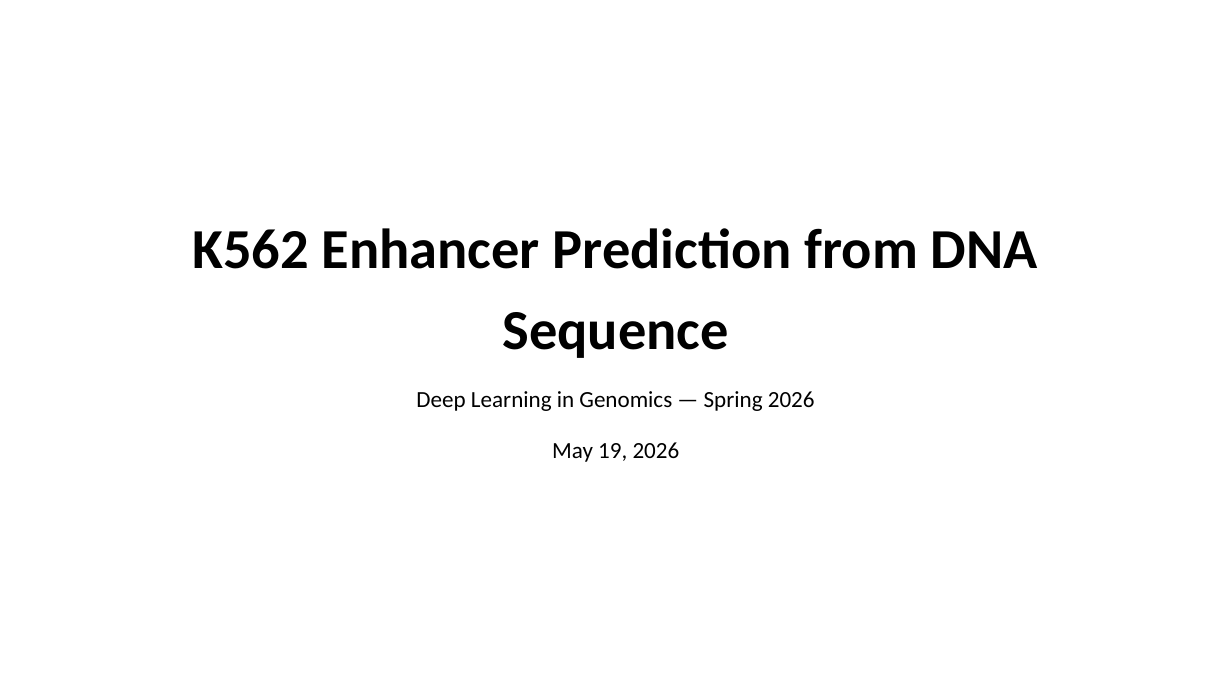
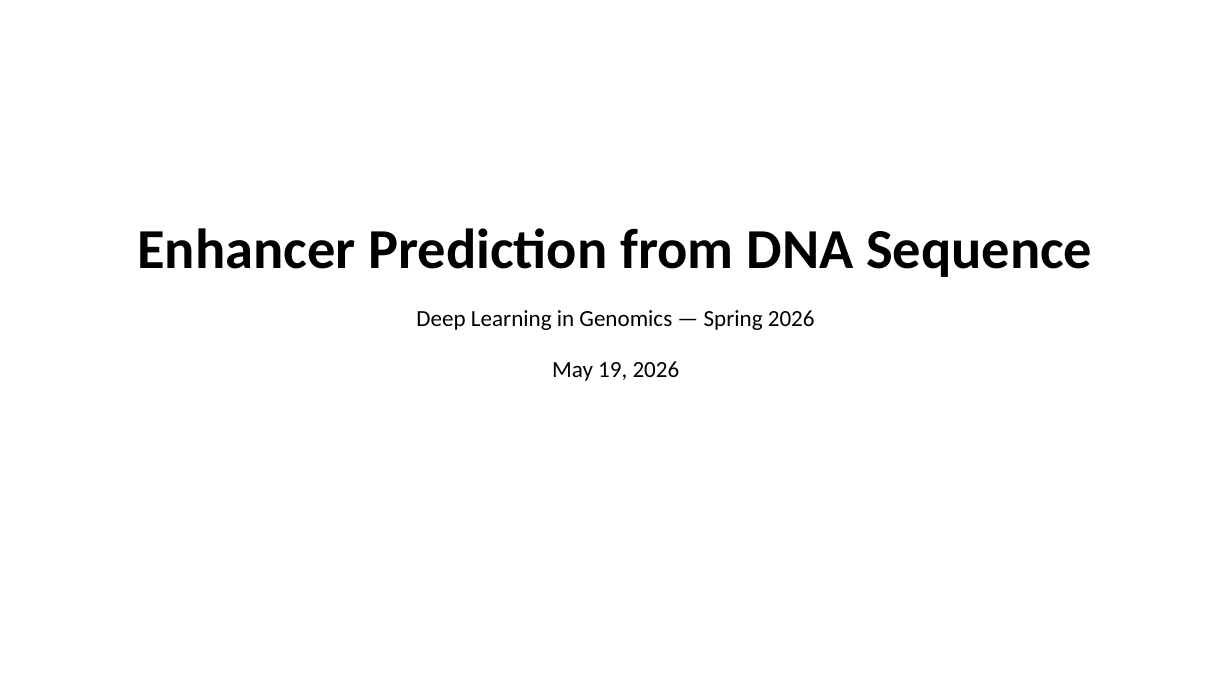
Before and after one commit to hahu1013/enhancer_prediction_k562, a slide deck: slide 1 of slides/K562_enhancer_prediction.pptx. Drawn at 1232x693 pixels with LibreOffice and Linux fonts; fonts in the diff are those of the drawing. Boxes give left, top, right and bottom in pixels: in the first picture for what was removed or moved away, otherwise in the second. Text is boxed around its words. In the diff, an @@ line names an element or a change of style, - is before the commit and + after.

```diff
--- a/slides/K562_enhancer_prediction.pptx
+++ b/slides/K562_enhancer_prediction.pptx
@@ text at [137,228,1092,277]: text changed @@
-K562 Enhancer Prediction from DNA Sequence
+Enhancer Prediction from DNA Sequence
```
Also in this commit, not shown: 6 other slides changed.
